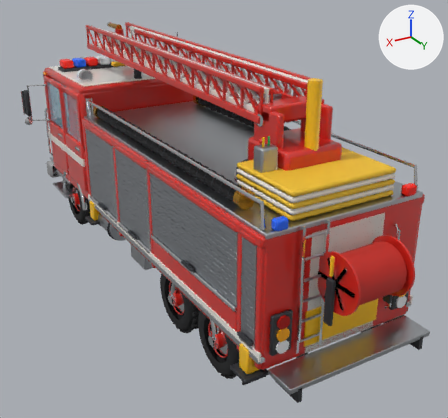
A saved change to the glTF model assets/truck.glb.
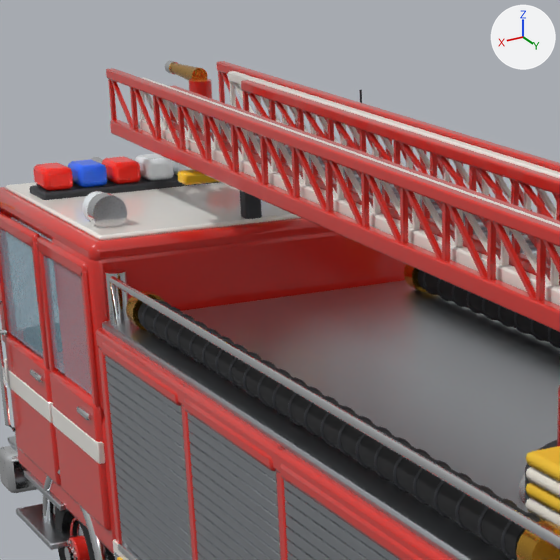
The first picture shows the older version from a 50 mm lens placed at (4.76, 9.17, 5.52), pointed at (-0.36, 0.63, 1.25). The close-ups show the older and then the newer version on the part from 11% to 56% of the width and 0% to 48% of the height of that picture. Only the edits that show in the close-ups are written down. The axes (+X, +Y, +Z) are drawn at upper right. The lights are the same throughout. Where no turn or scale is listed for an object, it has been applied to the vertices.

The first close-up shows 'M_Body_Chrome', 'M_Body_DiamondPlate', 'M_Body_Paint_Red', 'M_Body_Rubber', 'M_Cab_Paint_Red', 'M_Cab_Paint_White', 'M_Door_RL_Paint_Red', 'M_Ladder_Boom_Paint_Red', 'M_Ladder_Fly1_Paint_White', 'M_Ladder_Fly2_Paint_Red', 'M_Shutter_L_A_Aluminium', 'M_Shutter_L_B_Aluminium' and 37 more.
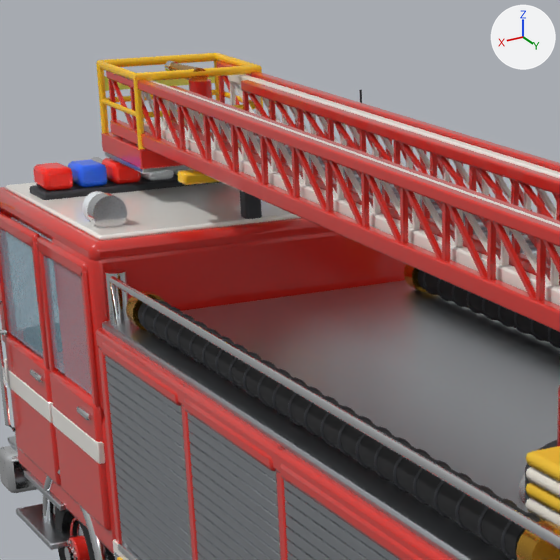
Patch to the scene script:
```diff
--- a/assets/truck.glb.py
+++ b/assets/truck.glb.py
@@ me_basketpost__0_46__0_38 @@
+me_basketpost__0_46__0_38.from_pydata(...)  # 196 vertices, 376 faces; spans x -0.03..0.944, y -0.03..0.79, z -0.324..0.34
+me_basketpost__0_46__0_38.materials.append(mat_yellow)  # yellow #ffc61a
@@ me_basketstripe @@
+me_basketstripe.from_pydata([(-0.47, -0.011, -0.05), (-0.47, -0.009, 0.05), (-0.47, 0.009, -0.05), (-0.47, 0.011, 0.05), (0.47, -0.011, -0.05), (0.47, -0.009, 0.05), (0.47, 0.009, -0.05), (0.47, 0.011, 0.05)], [], [(0, 1, 3), (0, 3, 2), (2, 3, 7), (2, 7, 6), (6, 7, 5), (6, 5, 4), (4, 5, 1), (4, 1, 0), (2, 6, 4), (2, 4, 0), (7, 3, 1), (7, 1, 5)])
+me_basketstripe.materials.append(mat_reflective)  # yellow #e8f06a
@@ me_basketkick @@
+me_basketkick.from_pydata(...)  # 56 vertices, 108 faces; spans x -0.485..0.485, y -0.411..0.411, z -0.077..0.077
+me_basketkick.materials.append(mat_paint_red)  # red #d9261c
@@ me_basketfloor @@
+me_basketfloor.from_pydata(...)  # 56 vertices, 108 faces; spans x -0.475..0.475, y -0.4..0.4, z -0.032..0.032
+me_basketfloor.materials.append(mat_diamondplate)  # light grey #c5c9ce
@@ ob_m_ladder_basket_yellow @@
+ob_m_ladder_basket_yellow = bpy.data.objects.new('M_Ladder_Basket_Yellow', me_basketpost__0_46__0_38)
+ob_m_ladder_basket_yellow.location = (-0.46, -3.577, 3.692)
@@ ob_basketstripe @@
+ob_basketstripe = bpy.data.objects.new('BasketStripe', me_basketstripe)
+ob_basketstripe.location = (0.0, -3.584, 3.862)
@@ ob_basketkick @@
+ob_basketkick = bpy.data.objects.new('BasketKick', me_basketkick)
+ob_basketkick.location = (0.0, -3.201, 3.436)
@@ ob_basketfloor @@
+ob_basketfloor = bpy.data.objects.new('BasketFloor', me_basketfloor)
+ob_basketfloor.location = (0.0, -3.203, 3.356)
```

Boxes (x1, y1, x2, y2) around the edits, measured in the close-ups (560 x 560 px):
'M_Ladder_Basket_Yellow', added: after (96, 53, 263, 150)
'BasketKick', added (red): after (101, 132, 182, 169)
'BasketFloor', added: after (105, 152, 191, 174)
'BasketStripe', added: after (104, 76, 215, 91)
